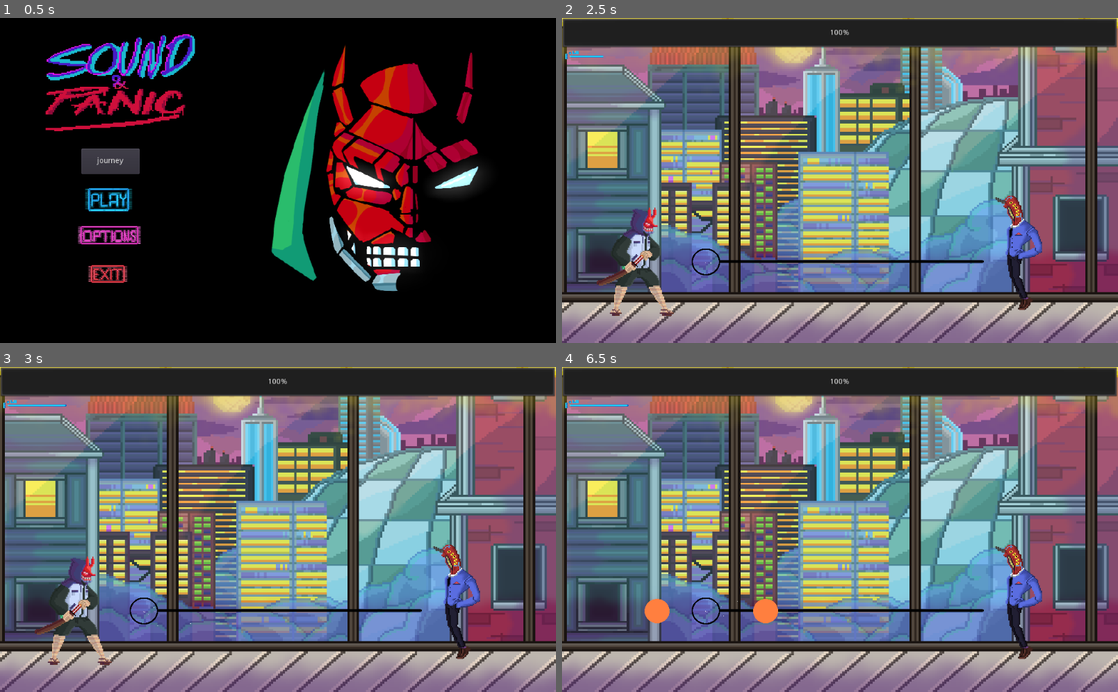
Above: before the commit, frames 1-4 (two rows, left to right).
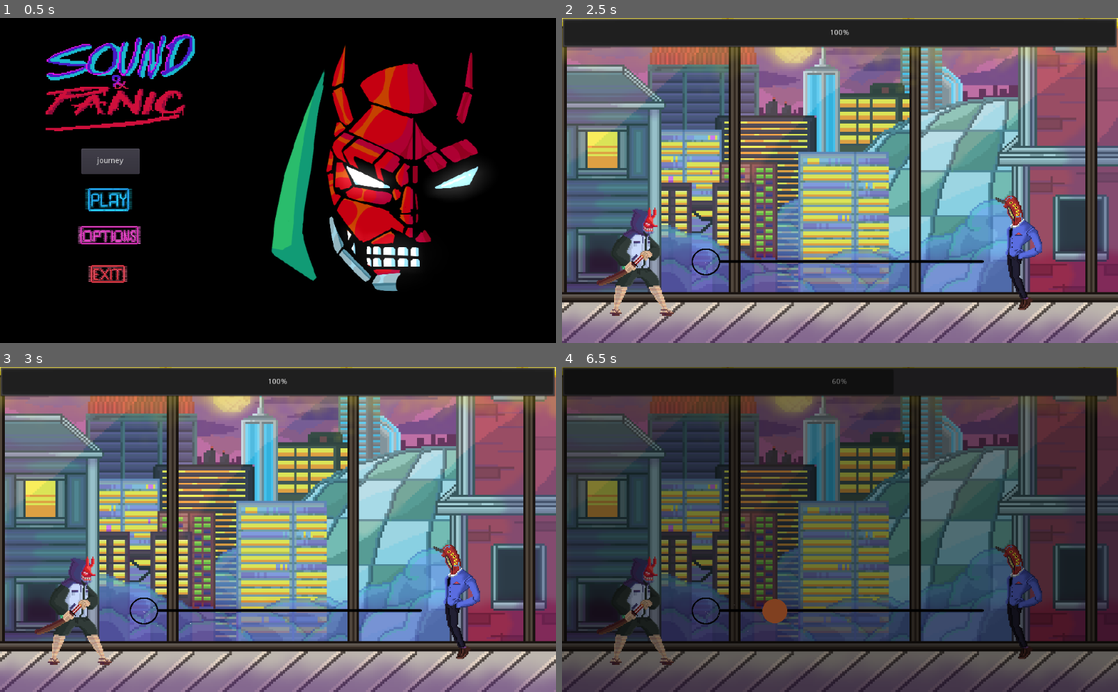
Above: after the commit, the same moments.

Repository: brunojardon/soundpanicAlpha
Game: Godot game, scene res://scene/mains/mainMenuScene.tscn
The game is run twice, just before and just after one commit, with the same random seed, the same clock (stepped at 60 frames per second) and the same inputs.
Inputs (mouse positions are in pixels of both pictures, inside the frame that each line leads up to):
- Up to frame 1 (0.5 s): no input
- Up to frame 2 (2.5 s): click (673, 235) at 0.5 s; click "Volver" at 1.25 s; click (673, 200) at 2 s
- Up to frame 3 (3 s): tap Enter at 2.75 s; hold D (derecha) from 2.78 s (still down)
- Up to frame 4 (6.5 s): release D (derecha) at 3.53 s; hold S (abajo) 3.53-4.28 s; hold D (derecha) 4.28-5.03 s; hold W (arriba) 5.03-5.78 s; hold A (izquierda) from 5.78 s (still down); tap Escape (key-esc, bound only after the commit) at 6.4 s

Frame 1 is identical in both runs. In frame 2, less than 0.1% of the frame differs, in the area x 0-8%, y 10-13%; in frame 3, less than 0.1%; in frame 4, 87%, in the area x 0-100%, y 0-100%.

Commit message:
funcion de pausa añadido

Diff:
--- a/project.godot
+++ b/project.godot
@@ -106,6 +106,11 @@
 , Object(InputEventKey,"resource_local_to_scene":false,"resource_name":"","device":0,"alt":false,"shift":false,"control":false,"meta":false,"command":false,"pressed":false,"scancode":16777234,"unicode":0,"echo":false,"script":null)
  ]
 }
+key-esc={
+"deadzone": 0.5,
+"events": [ Object(InputEventKey,"resource_local_to_scene":false,"resource_name":"","device":0,"alt":false,"shift":false,"control":false,"meta":false,"command":false,"pressed":false,"scancode":16777217,"unicode":0,"echo":false,"script":null)
+ ]
+}
 
 [physics]
 
--- a/scene/mains/battleScene.tscn
+++ b/scene/mains/battleScene.tscn
@@ -7,7 +7,7 @@
 [ext_resource path="res://textures/railes/hola.png" type="Texture" id=5]
 [ext_resource path="res://textures/perso/Liannexpandido.png" type="Texture" id=6]
 [ext_resource path="res://scripts/life.gd" type="Script" id=7]
-[ext_resource path="res://textures/hud/barradevidafull.png" type="Texture" id=8]
+[ext_resource path="res://scene/mains/pauseScene.tscn" type="PackedScene" id=8]
 
 [sub_resource type="CircleShape2D" id=1]
 radius = 26.2867
@@ -74,24 +74,12 @@
 [node name="ProgressBar" type="ProgressBar" parent="Control"]
 margin_right = 1023.0
 margin_bottom = 55.0
-max_value = -100.0
+value = 100.0
 __meta__ = {
 "_edit_use_anchors_": false
 }
 
-[node name="TextureProgress" type="TextureProgress" parent="Control"]
-margin_left = 2.0
-margin_top = 57.0
-margin_right = 1021.0
-margin_bottom = 97.0
-texture_progress = ExtResource( 8 )
-__meta__ = {
-"_edit_use_anchors_": false
-}
-
-[node name="Timer" type="Timer" parent="Control"]
-wait_time = 0.2
-autostart = true
+[node name="pausa" parent="." instance=ExtResource( 8 )]
 
 [connection signal="timeout" from="Timer" to="." method="_on_Timer_timeout"]
-[connection signal="timeout" from="Control/Timer" to="Control" method="_on_Timer_timeout"]
+[connection signal="timeout" from="Timer" to="Control" method="_on_Timer_timeout"]
--- a/scene/mains/configScene.tscn
+++ b/scene/mains/configScene.tscn
@@ -24,10 +24,10 @@
 }
 
 [node name="volumeBar" type="HSlider" parent="Control"]
-margin_left = 369.314
-margin_top = 225.406
-margin_right = 586.313
-margin_bottom = 241.406
+margin_left = 369.0
+margin_top = 225.0
+margin_right = 586.0
+margin_bottom = 241.0
 min_value = -78.065
 max_value = 0.0
 __meta__ = {
--- a/scene/mains/journeyScene.tscn
+++ b/scene/mains/journeyScene.tscn
@@ -1,9 +1,10 @@
-[gd_scene load_steps=8 format=2]
+[gd_scene load_steps=9 format=2]
 
 [ext_resource path="res://textures/perso/Liannexpandido.png" type="Texture" id=1]
 [ext_resource path="res://scripts/walkScript.gd" type="Script" id=2]
 [ext_resource path="res://textures/background/stageTutorial.png" type="Texture" id=3]
 [ext_resource path="res://textures/props/cajitafelizuwu.png" type="Texture" id=4]
+[ext_resource path="res://scene/mains/pauseScene.tscn" type="PackedScene" id=5]
 
 [sub_resource type="RectangleShape2D" id=1]
 extents = Vector2( 49.8053, 49.9372 )
@@ -82,3 +83,5 @@
 rotation = 1.74846e-07
 scale = Vector2( 8, 1 )
 shape = SubResource( 3 )
+
+[node name="pausa" parent="." instance=ExtResource( 5 )]
--- /dev/null
+++ b/scene/mains/pauseScene.tscn
@@ -0,0 +1,20 @@
+[gd_scene load_steps=2 format=2]
+
+[ext_resource path="res://scripts/control.gd" type="Script" id=1]
+
+[node name="pausa" type="CanvasLayer"]
+
+[node name="Control" type="Control" parent="."]
+pause_mode = 2
+visible = false
+margin_right = 1024.0
+margin_bottom = 600.0
+script = ExtResource( 1 )
+__meta__ = {
+"_edit_use_anchors_": false
+}
+
+[node name="ColorRect" type="ColorRect" parent="Control"]
+margin_right = 1024.0
+margin_bottom = 600.0
+color = Color( 0, 0, 0, 0.494118 )
--- /dev/null
+++ b/scripts/control.gd
@@ -0,0 +1,12 @@
+extends Control
+
+func _input(event):
+	if event.is_action_pressed("key-esc"):
+		print("hola :D")
+		var estadoPausa = not get_tree().paused
+		get_tree().paused = estadoPausa
+		visible = estadoPausa
+		if event.is_action_pressed("key-a"):
+			print("chau :)")
+			get_tree().paused = estadoPausa
+			visible = estadoPausa
--- a/scripts/life.gd
+++ b/scripts/life.gd
@@ -1,7 +1,4 @@
 extends Control
 
-
-
 func _on_Timer_timeout():
-	$ProgressBar.value += 30
-	$TextureProgress.value += 30
+	$ProgressBar.value += -10
--- a/scripts/menuScene.gd
+++ b/scripts/menuScene.gd
@@ -1,4 +1,4 @@
 extends Node2D
 
 func _ready():
-	OS.set_window_title("Neo Sound And Panic") #Coloca de titulo de ventana "Menu"
+	OS.set_window_title("Sound & Panic")
--- a/scripts/prota.gd
+++ b/scripts/prota.gd
@@ -1,7 +1,7 @@
 extends Area2D
 
 export var salud = 100
-export var misskey = 50
+export var misskey = 25
 
 func _ready():
 	connect("area_entered", self, "losseLife")
